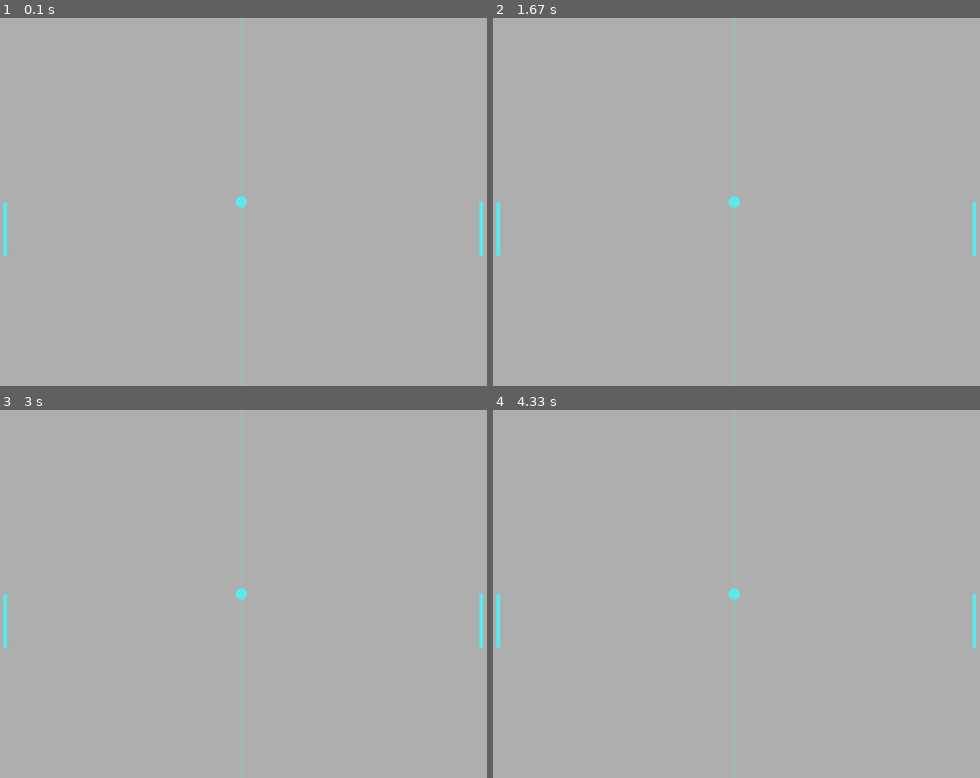
Above: before the commit, frames 1-4 (two rows, left to right).
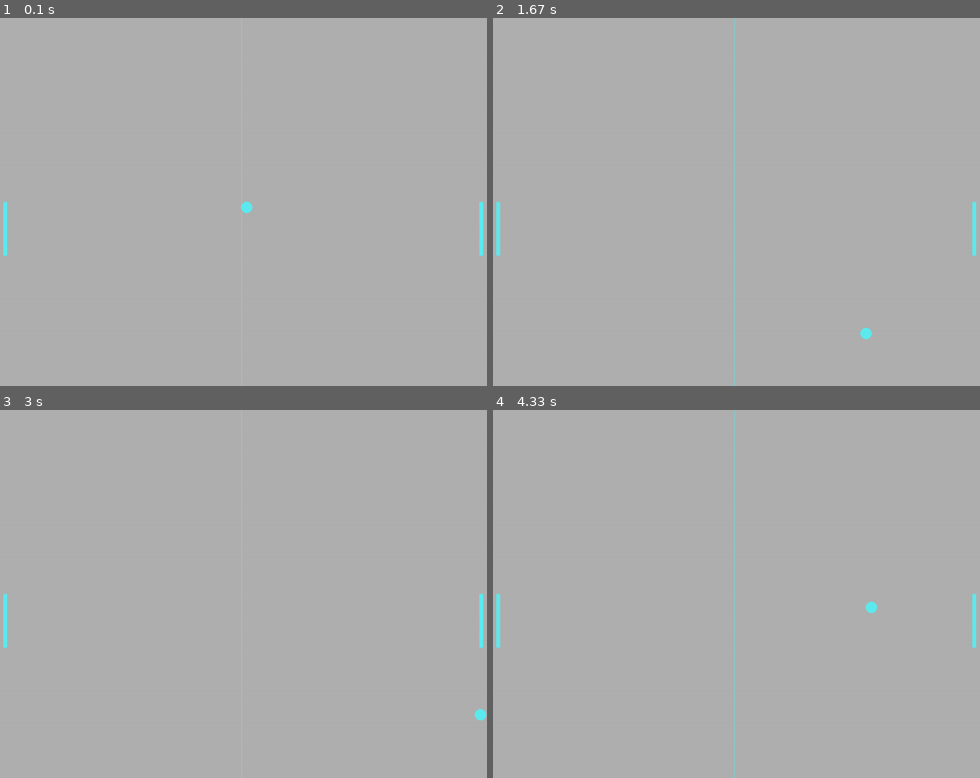
Above: after the commit, the same moments.

Repository: 100ballovby/tuesday_start_2122
Game: pygame game, started from 21_lesson_2202/00_pong_p2.py
Two runs of this game, one before a commit and one after it. Both use one fixed random seed, a clock stepped at 60 frames per second and the inputs below.
Inputs:
- Up to frame 1 (0.1 s): no input
- Up to frame 2 (1.67 s): no input
- Up to frame 3 (3 s): no input
- Up to frame 4 (4.33 s): no input

The runs differ from the first frame. In frame 1, less than 0.1% of the frame differs, in the area x 48-52%, y 48-54%; in frame 2, 0.1%, in the area x 48-78%, y 48-88%; in frame 3, 0.1%; in frame 4, 0.1%.

Commit message:
Adding ball moving function

Diff:
--- a/21_lesson_2202/00_pong_p2.py
+++ b/21_lesson_2202/00_pong_p2.py
@@ -1,5 +1,20 @@
 import pygame as pg
 from pygame.draw import rect, ellipse, aaline
+
+
+def ball_motion(obj, width, height, plr, enm):
+    global ball_speed_x, ball_speed_y
+
+    obj.x += ball_speed_x
+    obj.y += ball_speed_y
+
+    if obj.top <= 0 or obj.bottom > height:
+        ball_speed_y *= -1
+    elif obj.left <= 0 or obj.right > width:
+        ball_speed_x *= -1
+    elif obj.colliderect(plr) or obj.colliderect(enm):
+        ball_speed_x *= -1
+
 
 W = 1280
 H = 960
@@ -15,12 +30,17 @@
 player = pg.Rect(W - 20, H / 2, 10, 140)
 opponent = pg.Rect(20, H / 2, 10, 140)
 
+ball_speed_x = 7
+ball_speed_y = 7
+
 finished = False
 while not finished:
     clock.tick(30)
     for event in pg.event.get():
         if event.type == pg.QUIT:
             finished = True
+
+    ball_motion(ball, W, H, player, opponent)
 
     screen.fill(light_grey)
     rect(screen, cyan, player)  # игрок 1
